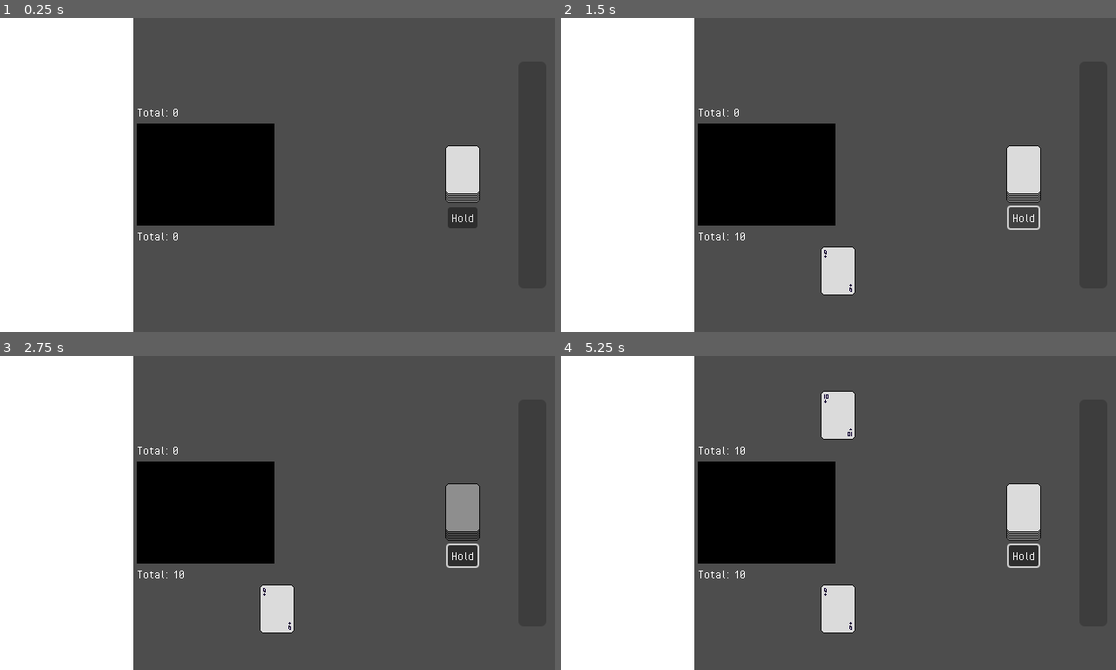
Above: before the commit, frames 1-4 (two rows, left to right).
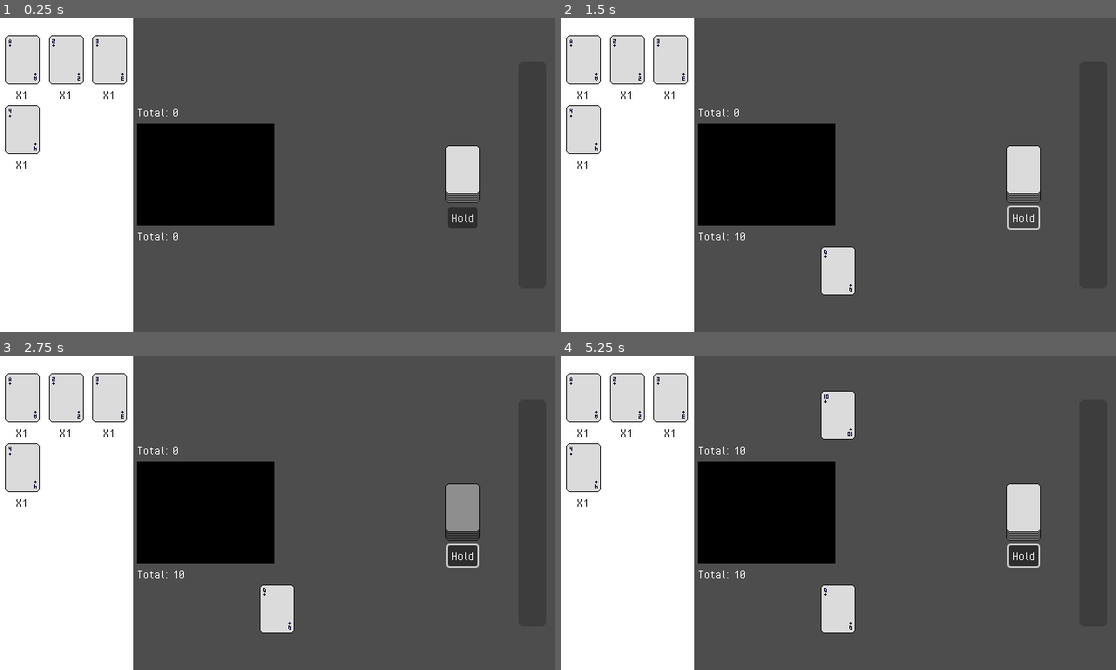
Above: after the commit, the same moments.

Repository: kytoaa/gmtk-project-2025
Game: Godot game, scene res://scenes/game_scene.tscn
Two runs of this game, one before a commit and one after it. Both use one fixed random seed, a clock stepped at 60 frames per second and the inputs below.
Inputs (mouse positions are in pixels of both pictures, inside the frame that each line leads up to):
- Up to frame 1 (0.25 s): no input
- Up to frame 2 (1.5 s): click (1021, 175) at 0.5 s; click "Hold" at 1.25 s
- Up to frame 3 (2.75 s): click (460, 513) at 2 s
- Up to frame 4 (5.25 s): click "Hold" at 2.75 s; click (1021, 513) at 3.5 s; click "Hold" at 4.25 s; tap Enter (ui_accept) at 5 s; move the mouse to (960, 497) at 5.02 s

The runs differ from the first frame. In frame 1, 3.9% of the frame differs, in the area x 0-23%, y 5-49%; in frame 2, 3.9%; in frame 3, 3.9%; in frame 4, 3.9%.

Commit message:
corrected card constructor to set count variable

Diff:
--- a/scenes/game_scene.gd
+++ b/scenes/game_scene.gd
@@ -20,6 +20,12 @@
 func _ready() -> void:
 	self.init(GameData.new())
 	self.game_data.deck.shuffle()
+	#self.game_data.inventory.add_item()
+	#self.game_data.inventory.add_item(MokeponCard.build(MokeponCard.Mokepon.MatsuneHiku))
+	self.game_data.inventory.add_item(Card.build(Card.CardType.NUMBER_1, Card.CardSuit.SPADES))
+	self.game_data.inventory.add_item(Card.build(Card.CardType.NUMBER_2, Card.CardSuit.SPADES))
+	self.game_data.inventory.add_item(Card.build(Card.CardType.NUMBER_3, Card.CardSuit.SPADES))
+	self.game_data.inventory.add_item(Card.build(Card.CardType.NUMBER_4, Card.CardSuit.SPADES))
 
 func init(game_data: GameData) -> void:
 	self.game_data = game_data
--- a/systems/cards/card.gd
+++ b/systems/cards/card.gd
@@ -15,12 +15,13 @@
 		else:
 			self.type = CardType.NUMBER_13
 
-static func build(type: CardType, suit: CardSuit) -> Card:
+static func build(type: CardType, suit: CardSuit, count: int = 1) -> Card:
 	var card = Card.new()
 	card.type = type
 	card.suit = suit
 	card.times_used = 0
 	card.marked = false
+	card.count = count
 	card.itemtype = ItemType.Card
 	return card
 
